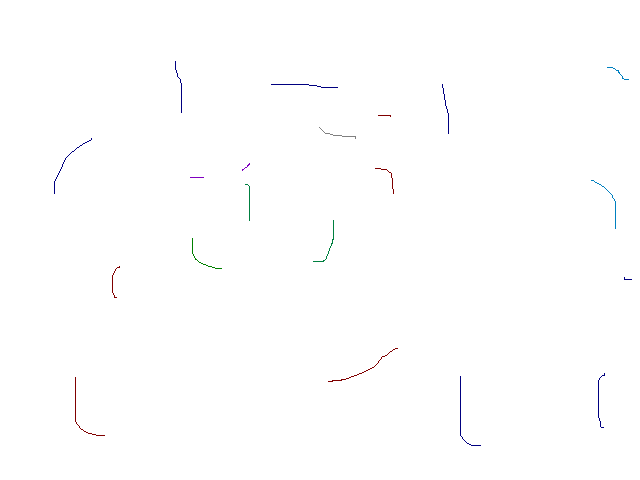
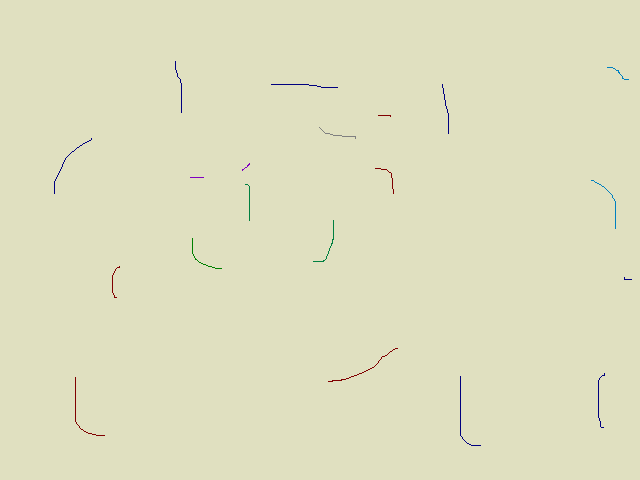
Two versions of the same layered image (640x480). Layer-by-layer changes:
painted on "Background" over [0, 0, 640, 480]
painted on "16_KitchenLow.png" over [0, 0, 640, 480]
